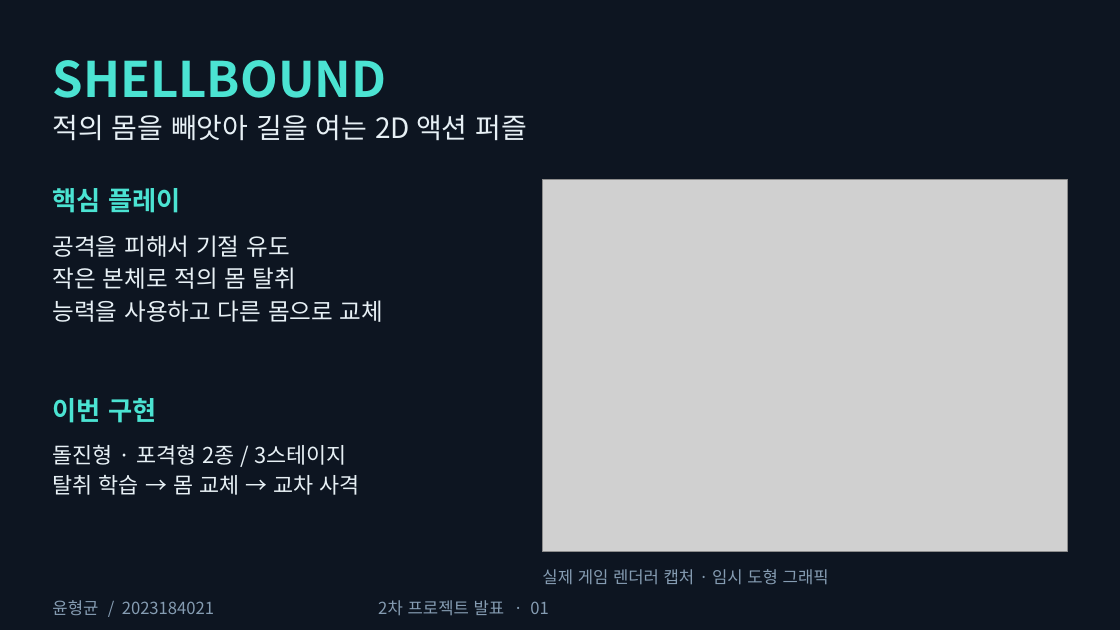
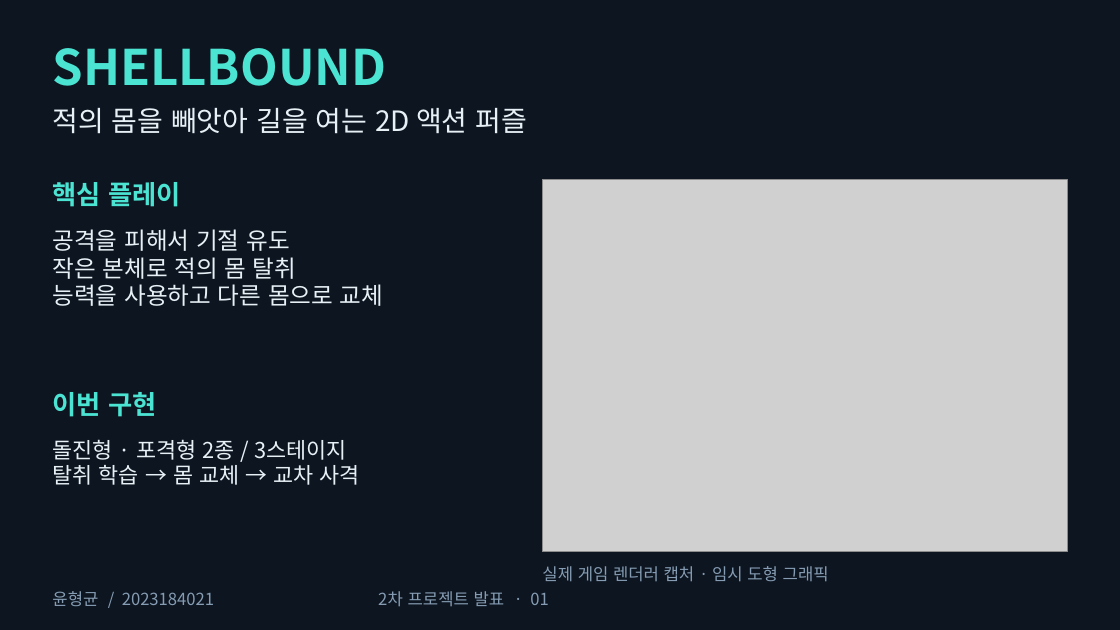
Before and after one commit to yunehk/Drill_Project, a slide deck: slide 1 of presentation/second/SHELLBOUND_2차발표.pptx. Drawn at 1120x630 pixels with LibreOffice and Linux fonts; fonts in the diff are those of the drawing; grey boxes stand for pictures. Boxes give left, top, right and bottom in pixels: in the first picture for what was removed or moved away, otherwise in the second. Text is boxed around its words. In the diff, an @@ line names an element or a change of style, - is before the commit and + after.

Commit message:
발표 PPT 글머리표·표 잘림 수정 및 전체화면 보기 추가

```diff
--- a/presentation/second/SHELLBOUND_2차발표.pptx
+++ b/presentation/second/SHELLBOUND_2차발표.pptx
@@ text "SHELLBOUND" at <box>52,48,386,86</box>: line spacing 1.15 to 48.3pt @@
@@ text "적의 몸을 빼앗아 길을 여는 ..." at <box>52,108,527,134</box>: line spacing 1.15 to 27.6pt @@
@@ text "핵심 플레이" at <box>53,182,181,207</box>: line spacing 1.15 to 25.9pt @@
@@ text "공격을 피해서 기절 유도" at <box>53,229,383,306</box>: line spacing 1.15 to 23.3pt @@
@@ text "이번 구현" at <box>53,392,156,417</box>: line spacing 1.15 to 25.9pt @@
@@ text "돌진형 · 포격형 2종 / ..." at <box>53,439,360,485</box>: line spacing 1.15 to 21.6pt @@
@@ text "실제 게임 렌더러 캡처 · ..." at <box>542,566,829,582</box>: line spacing 1.15 to 16.4pt @@
@@ text "윤형균 / 2023184021 2차 프로젝트 ..." at <box>52,591,548,606</box>: line spacing 1.15 to 16.4pt @@
```
Also in this commit, not shown: 1 other slide changed, 6 other files.
